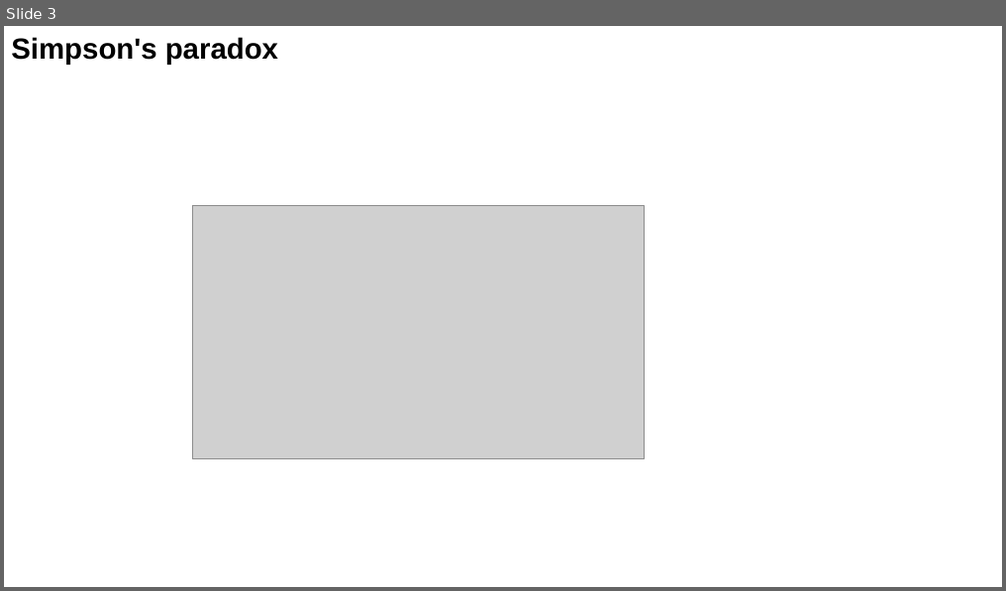
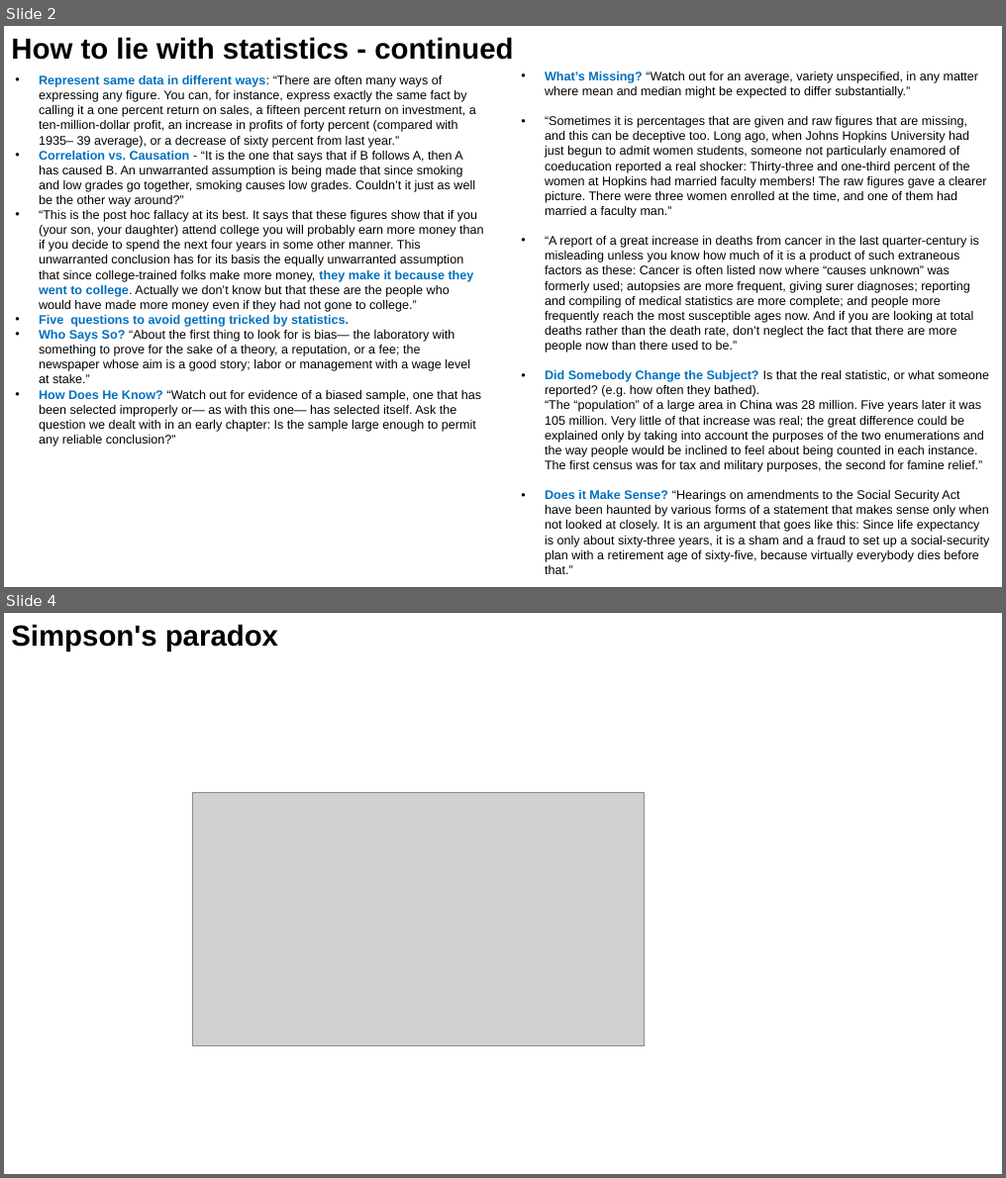
Before and after one commit to lselector/ml_ai_doc, a slide deck: statistics_15_lies_paradoxes.pptx. Shown one above the other, each under a label of ours: slide 3 before the commit, slides 2 and 4 after it; the slides between them are not shown. The pictures are 1006x591 and 1006x1178 pixels, drawn with LibreOffice and Linux fonts; fonts in the diff are those of the drawing; grey boxes stand for pictures. Boxes give left, top, right and bottom in pixels: in the first picture for what was removed or moved away, otherwise in the second. Text is boxed around its words. In the diff, an @@ line names an element or a change of style, - is before the commit and + after.

Commit message:
updated statistics files

```diff
--- a/statistics_15_lies_paradoxes.pptx
+++ b/statistics_15_lies_paradoxes.pptx
@@ slide 2 added at box(4, 26, 1002, 587), background #FFFFFF @@
@@ text added at box(11, 37, 513, 60), 28 pt, text #000000, bold @@
+How to lie with statistics - continued
@@ text added at box(39, 76, 483, 447), 12 pt, text #000000 @@
+• Represent same data in different ways: “There are often many ways of expressing any figure. You can, for instance, express exactly the same fact by calling it a one percent return on sales, a fifteen percent return on investment, a ten-million-dollar profit, an increase in profits of forty percent (compared with 1935– 39 average), or a decrease of sixty percent from last year.”
+• Correlation vs. Causation - “It is the one that says that if B follows A, then A has caused B. An unwarranted assumption is being made that since smoking and low grades go together, smoking causes low grades. Couldn’t it just as well be the other way around?”
+• “This is the post hoc fallacy at its best. It says that these figures show that if you (your son, your daughter) attend college you will probably earn more money than if you decide to spend the next four years in some other manner. This unwarranted conclusion has for its basis the equally unwarranted assumption that since college-trained folks make more money, they make it because they went to college. Actually we don’t know but that these are the people who would have made more money even if they had not gone to college.”
+• Five questions to avoid getting tricked by statistics.
+• Who Says So? “About the first thing to look for is bias— the laboratory with something to prove for the sake of a theory, a reputation, or a fee; the newspaper whose aim is a good story; labor or management with a wage level at stake.”
+• How Does He Know? “Watch out for evidence of a biased sample, one that has been selected improperly or— as with this one— has selected itself. Ask the question we dealt with in an early chapter: Is the sample large enough to permit any reliable conclusion?”
@@ text added at box(545, 72, 990, 574), 12 pt, text #000000 @@
+• What’s Missing? “Watch out for an average, variety unspecified, in any matter where mean and median might be expected to differ substantially.”
+• “Sometimes it is percentages that are given and raw figures that are missing, and this can be deceptive too. Long ago, when Johns Hopkins University had just begun to admit women students, someone not particularly enamored of coeducation reported a real shocker: Thirty-three and one-third percent of the women at Hopkins had married faculty members! The raw figures gave a clearer picture. There were three women enrolled at the time, and one of them had married a faculty man.”
+• “A report of a great increase in deaths from cancer in the last quarter-century is misleading unless you know how much of it is a product of such extraneous factors as these: Cancer is often listed now where “causes unknown” was formerly used; autopsies are more frequent, giving surer diagnoses; reporting and compiling of medical statistics are more complete; and people more frequently reach the most susceptible ages now. And if you are looking at total deaths rather than the death rate, don’t neglect the fact that there are more people now than there used to be.”
+• Did Somebody Change the Subject? Is that the real statistic, or what someone reported? (e.g. how often they bathed).
+  “The “population” of a large area in China was 28 million. Five years later it was 105 million. Very little of that increase was real; the great difference could be explained only by taking into account the purposes of the two enumerations and the way people would be inclined to feel about being counted in each instance. The first census was for tax and military purposes, the second for famine relief.”
+• Does it Make Sense? “Hearings on amendments to the Social Security Act have been haunted by various forms of a statement that makes sense only when not looked at closely. It is an argument that goes like this: Since life expectancy is only about sixty-three years, it is a sham and a fraud to set up a social-security plan with a retirement age of sixty-five, because virtually everybody dies before that.”
@@ what was slide 3 is now slide 4 @@
```
Also in this commit, not shown: 2 slides changed, 4 other slides added, 2 other files.
